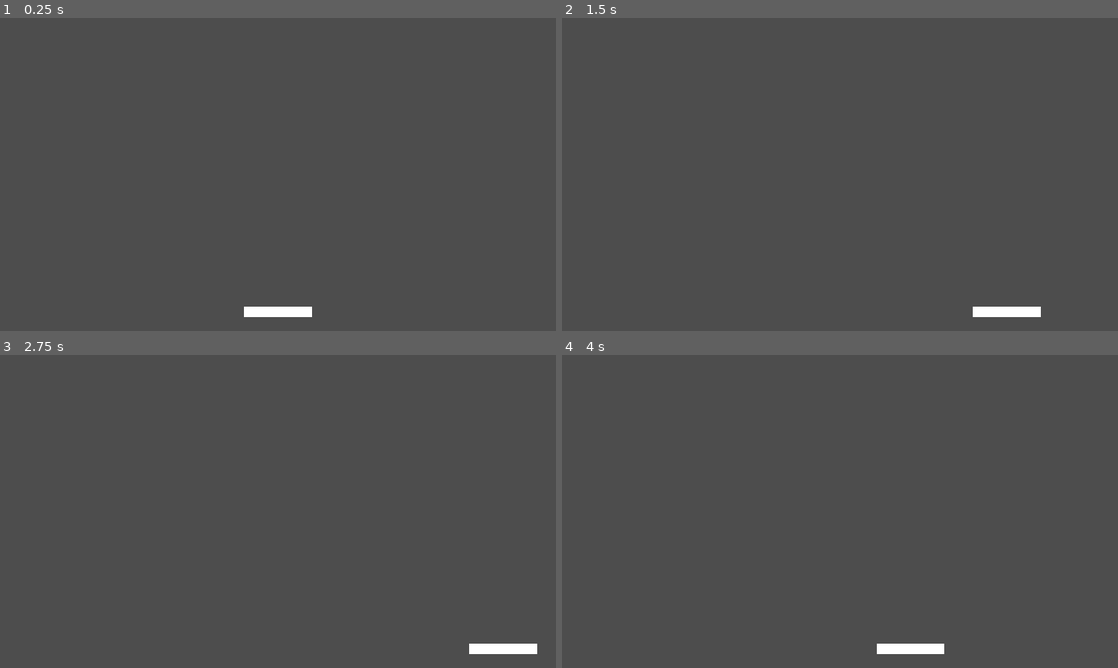
Above: before the commit, frames 1-4 (two rows, left to right).
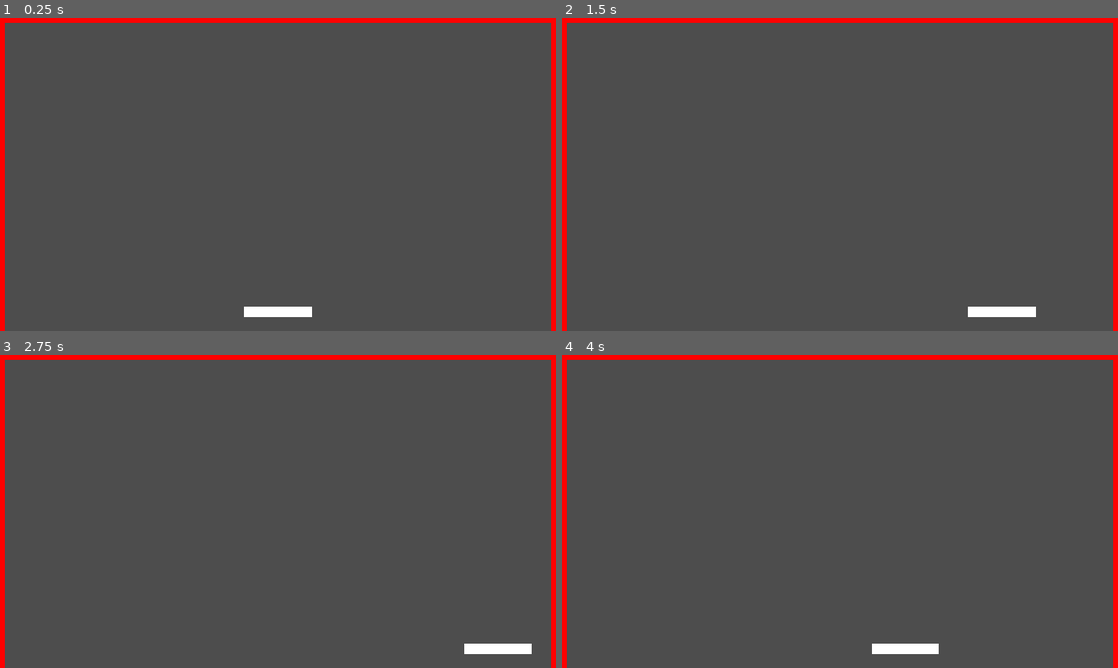
Above: after the commit, the same moments.

Repository: mstagg/godot-learning
Game: Godot game, scene res://scenes/main.tscn
The game is run twice, just before and just after one commit, with the same random seed, the same clock (stepped at 60 frames per second) and the same inputs.
Inputs:
- Up to frame 1 (0.25 s): no input
- Up to frame 2 (1.5 s): tap Enter at 0.5 s; hold Right (paddle_right) 0.53-1.28 s; hold Left (paddle_left) from 1.28 s (still down)
- Up to frame 3 (2.75 s): release Left (paddle_left) at 2.03 s; hold Right (paddle_right) from 2.03 s (still down)
- Up to frame 4 (4 s): tap Space at 3.5 s; release Right (paddle_right) at 3.53 s; hold Left (paddle_left) from 3.53 s (still down)

The runs differ from the first frame. In frame 1, 3.3% of the frame differs, in the area x 0-100%, y 0-100%; in frame 2, 3.3%; in frame 3, 3.3%; in frame 4, 3.3%.

Commit message:
Add walls on top, left and right (spec 0004)

Diff:
--- a/projects/breakout/breakout/scenes/main.tscn
+++ b/projects/breakout/breakout/scenes/main.tscn
@@ -1,9 +1,17 @@
-[gd_scene load_steps=3 format=3]
+[gd_scene load_steps=4 format=3]
 
 [ext_resource type="Script" path="res://scripts/main.gd" id="1_main"]
 [ext_resource type="PackedScene" path="res://scenes/paddle.tscn" id="2_paddle"]
+
+[ext_resource type="PackedScene" path="res://scenes/wall.tscn" id="3_wall"]
 
 [node name="Main" type="Node2D"]
 script = ExtResource("1_main")
 
 [node name="Paddle" parent="." instance=ExtResource("2_paddle")]
+
+[node name="WallLeft" parent="." instance=ExtResource("3_wall")]
+
+[node name="WallRight" parent="." instance=ExtResource("3_wall")]
+
+[node name="WallTop" parent="." instance=ExtResource("3_wall")]
--- /dev/null
+++ b/projects/breakout/breakout/scenes/wall.tscn
@@ -0,0 +1,15 @@
+[gd_scene load_steps=3 format=3]
+
+[ext_resource type="Script" path="res://scripts/wall.gd" id="1_wall"]
+
+[sub_resource type="RectangleShape2D" id="RectangleShape2D_wall"]
+resource_local_to_scene = true
+
+[node name="Wall" type="StaticBody2D"]
+script = ExtResource("1_wall")
+
+[node name="CollisionShape2D" type="CollisionShape2D" parent="."]
+shape = SubResource("RectangleShape2D_wall")
+
+[node name="ColorRect" type="ColorRect" parent="."]
+color = Color(1, 0, 0, 1)
--- a/projects/breakout/breakout/scripts/main.gd
+++ b/projects/breakout/breakout/scripts/main.gd
@@ -1,10 +1,25 @@
 extends Node2D
 
 @export var paddle_bottom_margin: float = 40.0
+@export var wall_thickness: float = 10.0
 
 @onready var _paddle: Node2D = $Paddle
+@onready var _wall_left: StaticBody2D = $WallLeft
+@onready var _wall_right: StaticBody2D = $WallRight
+@onready var _wall_top: StaticBody2D = $WallTop
 
 
 func _ready() -> void:
 	var screen_size: Vector2 = self.get_viewport_rect().size
 	self._paddle.position = Vector2(screen_size.x / 2.0, screen_size.y - self.paddle_bottom_margin)
+	self._place_walls(screen_size)
+
+
+func _place_walls(screen_size: Vector2) -> void:
+	var half: float = self.wall_thickness / 2.0
+	self._wall_left.size = Vector2(self.wall_thickness, screen_size.y)
+	self._wall_left.position = Vector2(half, screen_size.y / 2.0)
+	self._wall_right.size = Vector2(self.wall_thickness, screen_size.y)
+	self._wall_right.position = Vector2(screen_size.x - half, screen_size.y / 2.0)
+	self._wall_top.size = Vector2(screen_size.x, self.wall_thickness)
+	self._wall_top.position = Vector2(screen_size.x / 2.0, half)
--- /dev/null
+++ b/projects/breakout/breakout/scripts/wall.gd
@@ -0,0 +1,23 @@
+extends StaticBody2D
+
+@export var size: Vector2 = Vector2(10.0, 10.0):
+	set(value):
+		# Plain `size`, not `self.size`: Godot makes `self.size` a compile error inside its own setter.
+		size = value
+		self._apply_size()
+
+@onready var _shape: CollisionShape2D = $CollisionShape2D
+@onready var _visual: ColorRect = $ColorRect
+
+
+func _ready() -> void:
+	self._apply_size()
+
+
+func _apply_size() -> void:
+	# The setter can run before the child nodes exist (while the scene loads).
+	if not self.is_node_ready():
+		return
+	(self._shape.shape as RectangleShape2D).size = self.size
+	self._visual.size = self.size
+	self._visual.position = -self.size / 2.0
Not shown, added: projects/breakout/breakout/scripts/wall.gd.uid
Not shown, added: projects/breakout/breakout/specs/0004-walls.md
